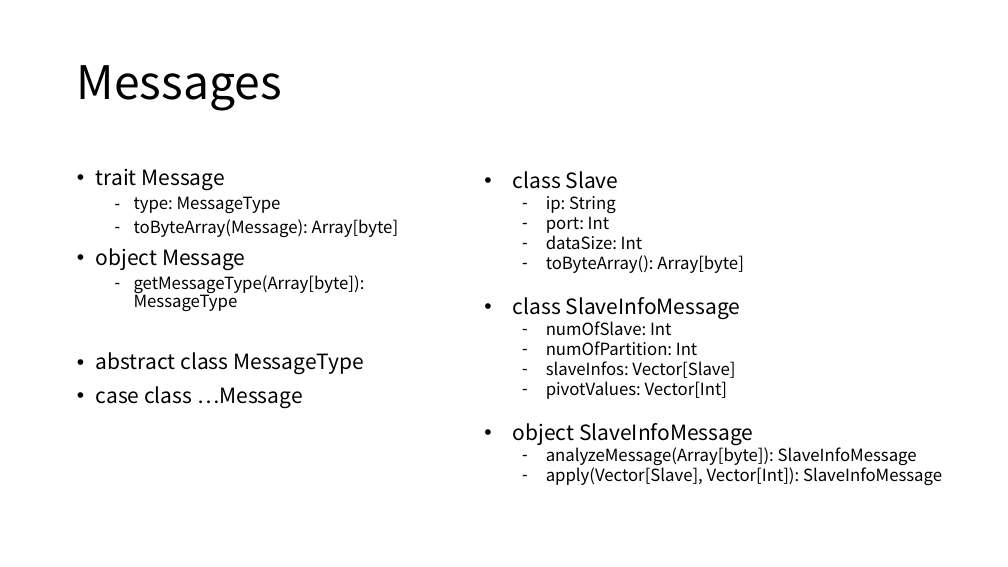
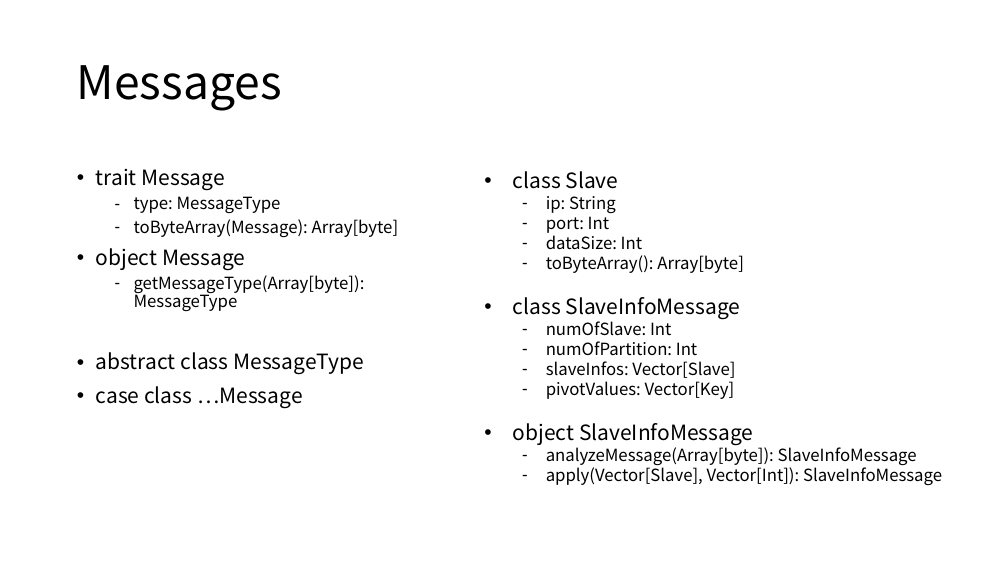
Before and after one commit to Eyebrowmoon/CS490, a slide deck: slide 22 of project.pptx (slide 23 before the commit). Drawn at 1008x567 pixels with LibreOffice and Linux fonts; fonts in the diff are those of the drawing. Boxes give left, top, right and bottom in pixels: in the first picture for what was removed or moved away, otherwise in the second. Text is boxed around its words. In the diff, an @@ line names an element or a change of style, - is before the commit and + after.

```diff
--- a/project.pptx
+++ b/project.pptx
@@ text at (546,381,735,399): text changed @@
-  – pivotValues: Vector[Int]
+  – pivotValues: Vector[Key]
```
Also in this commit, not shown: 12 other slides changed, 2 slides added, 1 slide removed.
